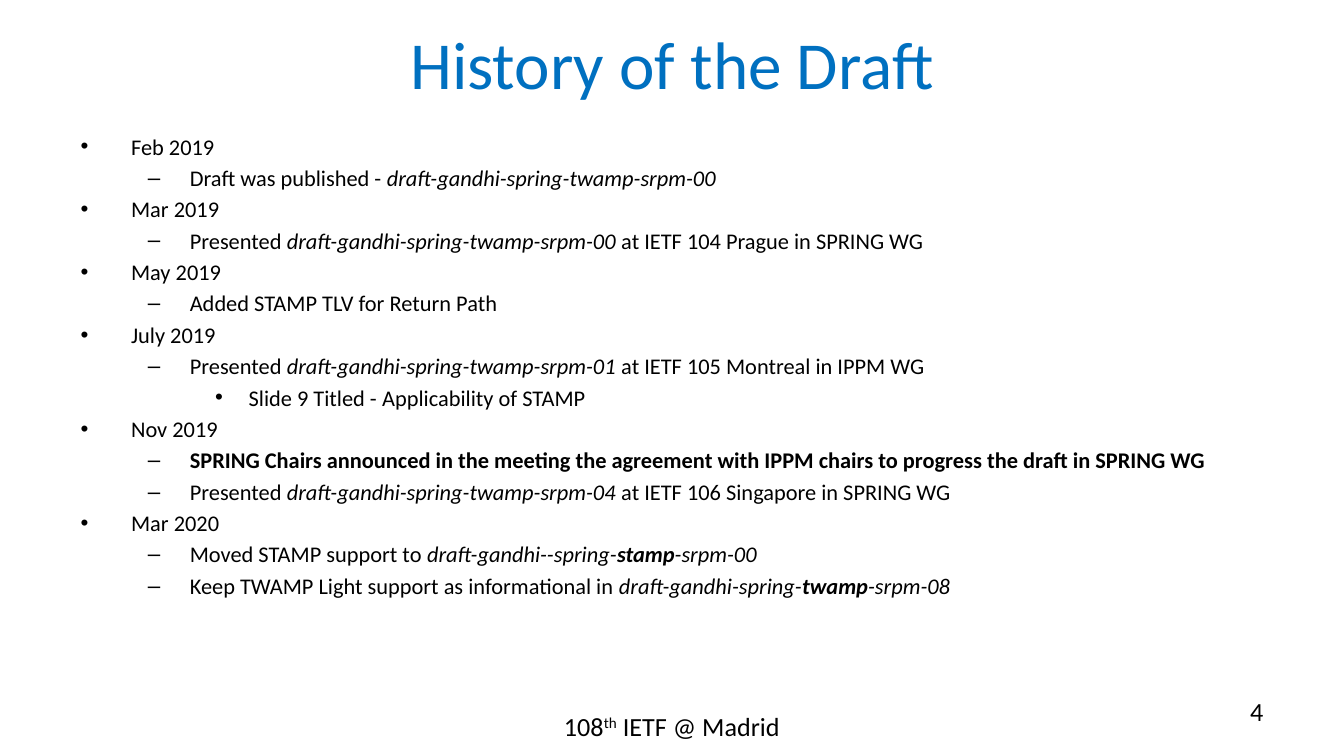
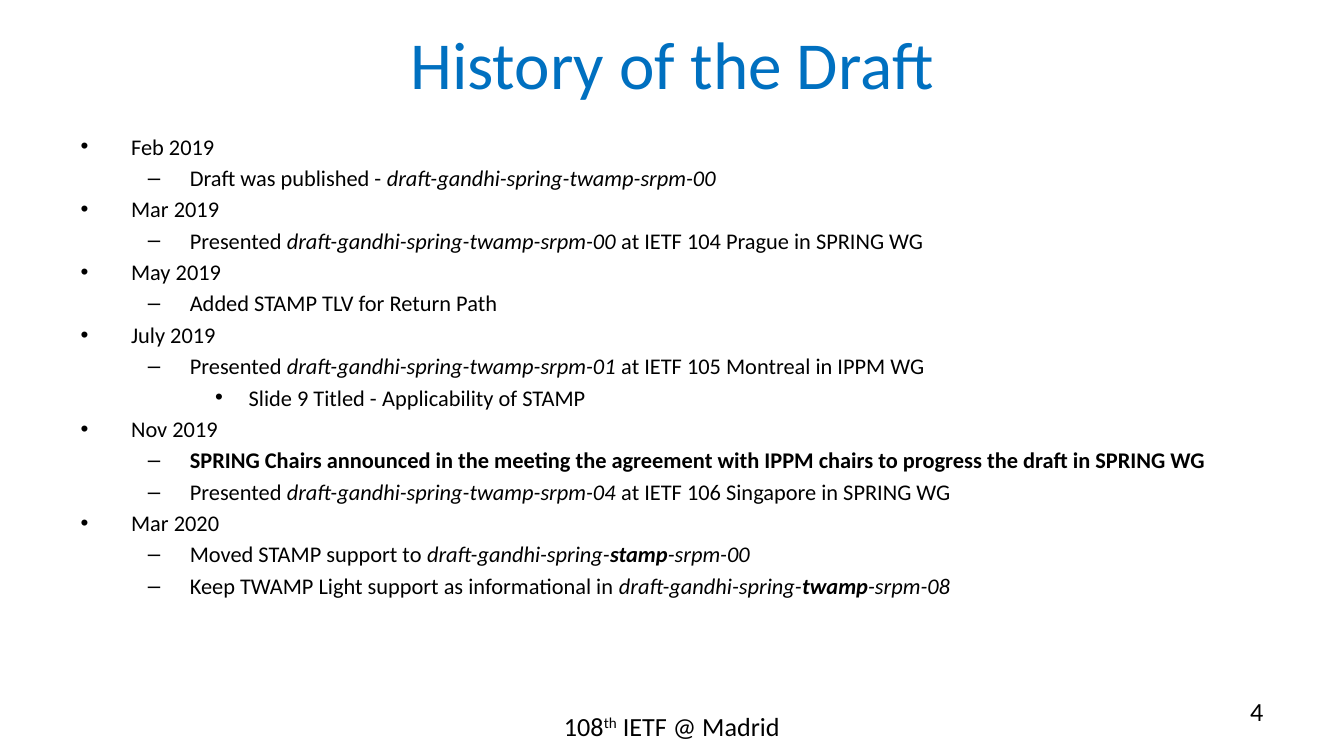
Before and after one commit to rakgandhi/ietf-slides, a slide deck: slide 4 of draft-gandhi-spring-stamp-srpm-01.pptx. Drawn at 1344x756 pixels with LibreOffice and Linux fonts; fonts in the diff are those of the drawing. Boxes give left, top, right and bottom in pixels: in the first picture for what was removed or moved away, otherwise in the second. Text is boxed around its words. In the diff, an @@ line names an element or a change of style, - is before the commit and + after.

```diff
--- a/draft-gandhi-spring-stamp-srpm-01.pptx
+++ b/draft-gandhi-spring-stamp-srpm-01.pptx
@@ text at [190,546,750,566]: text changed @@
-  – Moved STAMP support to draft-gandhi--spring-stamp-srpm-00
+  – Moved STAMP support to draft-gandhi-spring-stamp-srpm-00
```
Also in this commit, not shown: 1 other slide changed, 3 other files.
